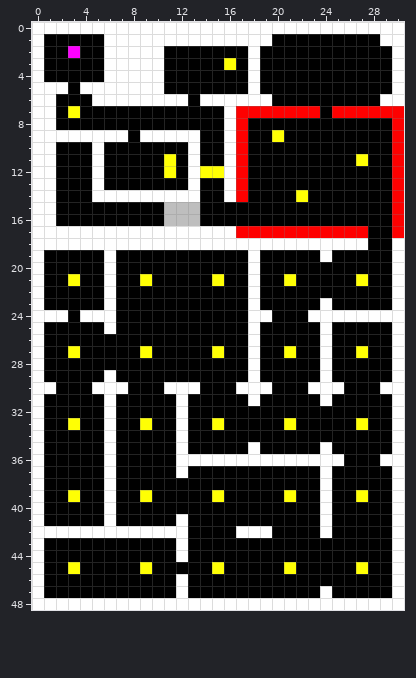
Edited in one commit: pixel-art sprite (res/map.png). That is the earlier state.
The file is 31x49 pixels.
And afterwards:
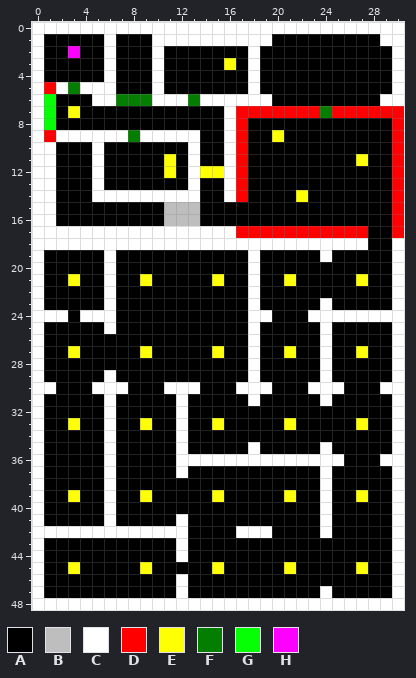
Palette (. is transparent): A #000000  B #bebebe  C #ffffff  D #fe0000  E #ffff04  F #047e00  G #06ff04  H #fe00ff
Edits made:
{"y":1,"x":7,"old":"CCC","new":"AAA"}
{"y":2,"x":7,"old":"CCC","new":"AAA"}
{"y":3,"x":7,"old":"CCC","new":"AAA"}
{"y":4,"x":7,"old":"CCC","new":"AAA"}
{"y":5,"x":1,"old":"C","new":"D"}
{"y":5,"x":3,"old":"A","new":"F"}
{"y":5,"x":7,"old":"CCC","new":"AAA"}
{"y":6,"x":1,"old":"C","new":"G"}
{"y":6,"x":7,"old":"CCC","new":"FFF"}
{"y":6,"x":13,"old":"A","new":"F"}
{"y":7,"x":1,"old":"C","new":"G"}
{"y":7,"x":24,"old":"A","new":"F"}
{"y":8,"x":1,"old":"C","new":"G"}
{"y":9,"x":1,"old":"C","new":"D"}
{"y":9,"x":8,"old":"A","new":"F"}
{"label":"changed","picture_box":[44,34,200,142]}
{"label":"changed","picture_box":[320,106,332,118]}
